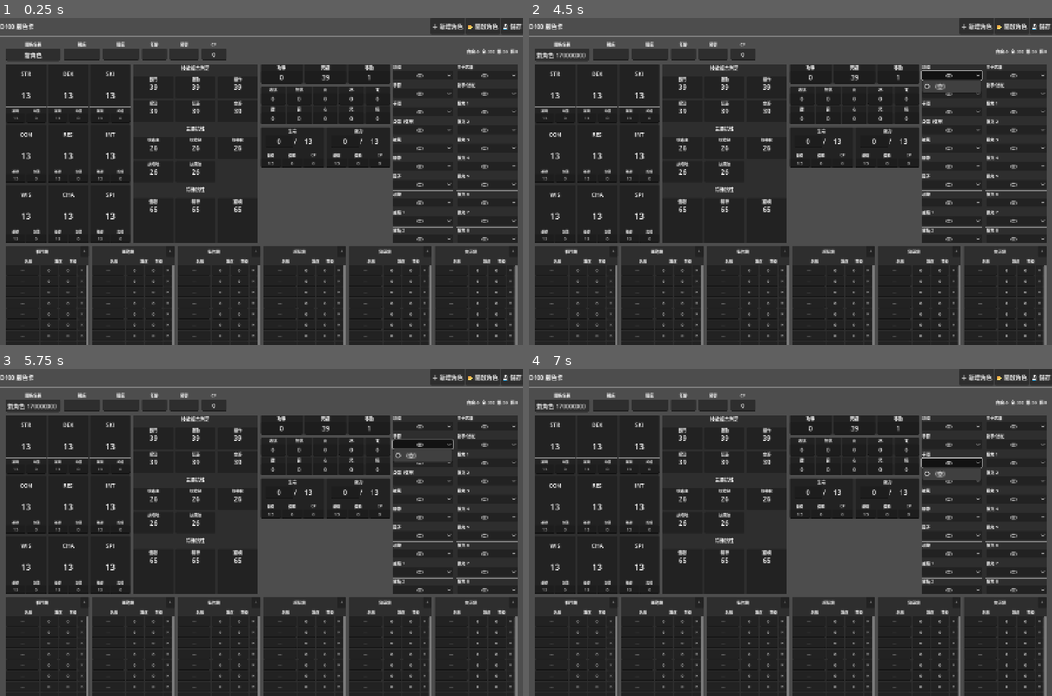
Above: before the commit, frames 1-4 (two rows, left to right).
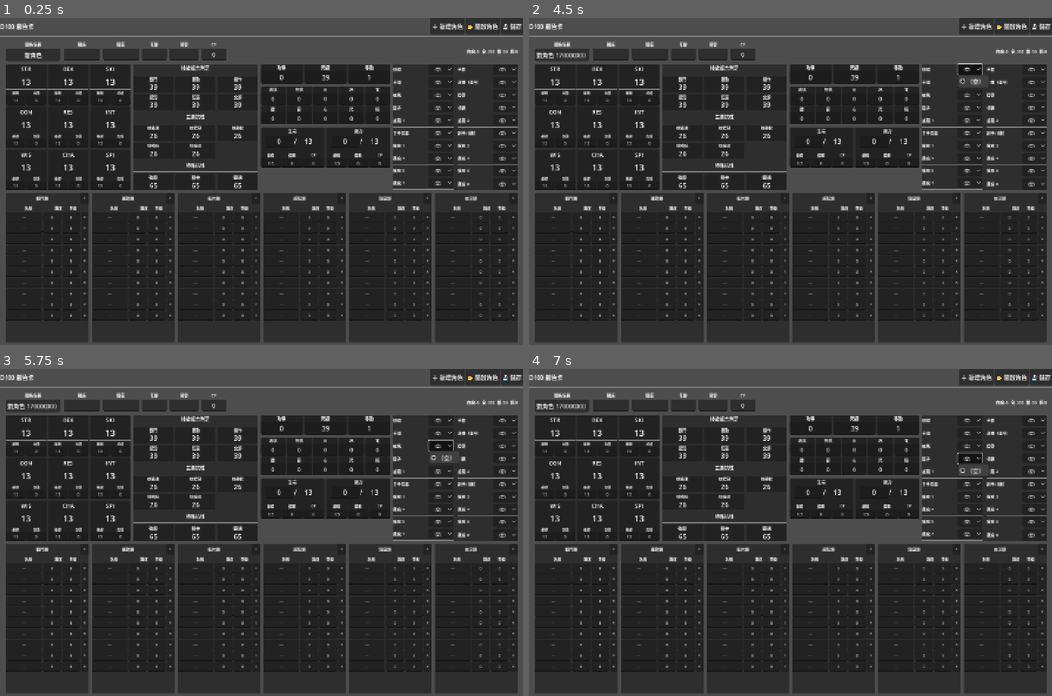
Above: after the commit, the same moments.

Repository: imo-ininder/trpg-sheet
Game: Godot game, scene res://scenes/MainScene.tscn
Two runs of this game, one before a commit and one after it. Both use one fixed random seed, a clock stepped at 60 frames per second and the inputs below.
Inputs (mouse positions are in pixels of both pictures, inside the frame that each line leads up to):
- Up to frame 1 (0.25 s): no input
- Up to frame 2 (4.5 s): click (612, 53) at 0.52 s; type "12" at 0.6 s; click (649, 53) at 0.75 s; type "12" at 0.83 s; click (680, 53) at 0.98 s; type "12" at 1.07 s; click (712, 53) at 1.27 s; type "12" at 1.35 s; click "＋ 新增角色" at 2 s; click "📂 開啟角色" at 2.75 s; click "💾 儲存" at 3.5 s; click "（空）" at 4.25 s
- Up to frame 3 (5.75 s): click "（空）" at 5 s
- Up to frame 4 (7 s): click "（空）" at 5.75 s; click "（空）" at 6.5 s

The runs differ from the first frame. In frame 1, 14% of the frame differs, in the area x 1-99%, y 14-100%; in frame 2, 14%, in the area x 1-99%, y 13-100%; in frame 3, 14%; in frame 4, 14%.

Commit message:
fix skill row and item box

Diff:
--- a/scripts/CharacterSheet.gd
+++ b/scripts/CharacterSheet.gd
@@ -677,60 +677,58 @@
 	var vb = _panel_vbox(panel, "裝備")
 	vb.add_theme_constant_override("separation", 0)
 
+	# GridContainer：2 欄 × 10 行
+	var grid = GridContainer.new()
+	grid.columns = 2
+	grid.add_theme_constant_override("h_separation", 12)
+	grid.add_theme_constant_override("v_separation", 0)
+	grid.size_flags_horizontal = Control.SIZE_EXPAND_FILL
+	grid.size_flags_vertical = Control.SIZE_EXPAND_FILL
+	vb.add_child(grid)
+
 	# 合併所有槽位（12 個主要 + 8 個擴充）
 	var all_slots = CharacterData.EQUIP_SLOTS + CharacterData.EQUIP_SLOTS_EXPANSION
 
-	# 用 VBoxContainer 包裝兩欄，讓我們可以加分隔線
-	var columns_hb = HBoxContainer.new()
-	columns_hb.add_theme_constant_override("separation", 12)
-	columns_hb.size_flags_horizontal = Control.SIZE_EXPAND_FILL
-	columns_hb.size_flags_vertical = Control.SIZE_EXPAND_FILL
-	vb.add_child(columns_hb)
-
-	# 左右兩欄
-	for col_idx in range(2):
-		var col_vb = VBoxContainer.new()
-		col_vb.add_theme_constant_override("separation", 0)
-		col_vb.size_flags_horizontal = Control.SIZE_EXPAND_FILL
-		col_vb.size_flags_vertical = Control.SIZE_EXPAND_FILL
-		columns_hb.add_child(col_vb)
-
-		# 每欄 10 個槽位
-		for row_idx in range(10):
-			var slot_idx = col_idx * 10 + row_idx
-			if slot_idx >= all_slots.size():
-				break
-
-			var slot = all_slots[slot_idx]
-
-			# 每個裝備項目
-			var item_vb = VBoxContainer.new()
-			item_vb.add_theme_constant_override("separation", 3)
-			item_vb.size_flags_horizontal = Control.SIZE_EXPAND_FILL
-			item_vb.size_flags_vertical = Control.SIZE_EXPAND_FILL
-			col_vb.add_child(item_vb)
-
-			# 槽位名稱（更大）
-			var lbl = Label.new()
-			lbl.text = slot
-			lbl.vertical_alignment = VERTICAL_ALIGNMENT_CENTER
-			lbl.add_theme_font_size_override("font_size", 11)
-			item_vb.add_child(lbl)
-
-			# 裝備選擇下拉選單（縮小高度）
-			var opt = OptionButton.new()
-			opt.size_flags_horizontal = Control.SIZE_EXPAND_FILL
-			opt.add_item("（空）")
-			opt.add_theme_font_size_override("font_size", 10)
-			opt.alignment = HORIZONTAL_ALIGNMENT_CENTER
-			opt.custom_minimum_size.y = 24
-			_equip_inputs[slot] = opt
-			item_vb.add_child(opt)
-
-			# 分隔線（除了最後一個）
-			if row_idx < 9 and slot_idx < all_slots.size() - 1:
-				var sep = HSeparator.new()
-				item_vb.add_child(sep)
+	for i in range(all_slots.size()):
+		var slot = all_slots[i]
+
+		# 垂直容器包裝每個項目（用於加分隔線）
+		var item_vb = VBoxContainer.new()
+		item_vb.add_theme_constant_override("separation", 2)
+		item_vb.size_flags_horizontal = Control.SIZE_EXPAND_FILL
+		item_vb.size_flags_vertical = Control.SIZE_EXPAND_FILL
+
+		# 橫向排列：名稱在左，選單在右
+		var hbox = HBoxContainer.new()
+		hbox.add_theme_constant_override("separation", 8)
+		hbox.size_flags_horizontal = Control.SIZE_EXPAND_FILL
+		hbox.size_flags_vertical = Control.SIZE_EXPAND_FILL
+		item_vb.add_child(hbox)
+
+		# 槽位名稱（左側，更大）
+		var lbl = Label.new()
+		lbl.text = slot
+		lbl.vertical_alignment = VERTICAL_ALIGNMENT_CENTER
+		lbl.add_theme_font_size_override("font_size", 11)
+		lbl.custom_minimum_size.x = 90
+		hbox.add_child(lbl)
+
+		# 裝備選擇下拉選單（右側，縮小高度）
+		var opt = OptionButton.new()
+		opt.size_flags_horizontal = Control.SIZE_EXPAND_FILL
+		opt.add_item("（空）")
+		opt.add_theme_font_size_override("font_size", 10)
+		opt.alignment = HORIZONTAL_ALIGNMENT_CENTER
+		opt.custom_minimum_size.y = 24
+		_equip_inputs[slot] = opt
+		hbox.add_child(opt)
+
+		# 分隔線（不是最後一個才加）
+		if i < all_slots.size() - 1:
+			var sep = HSeparator.new()
+			item_vb.add_child(sep)
+
+		grid.add_child(item_vb)
 
 # ── 技能（六類各自獨立 panel，並排）────────────────────
 func _build_skill_row(parent: VBoxContainer) -> void:
